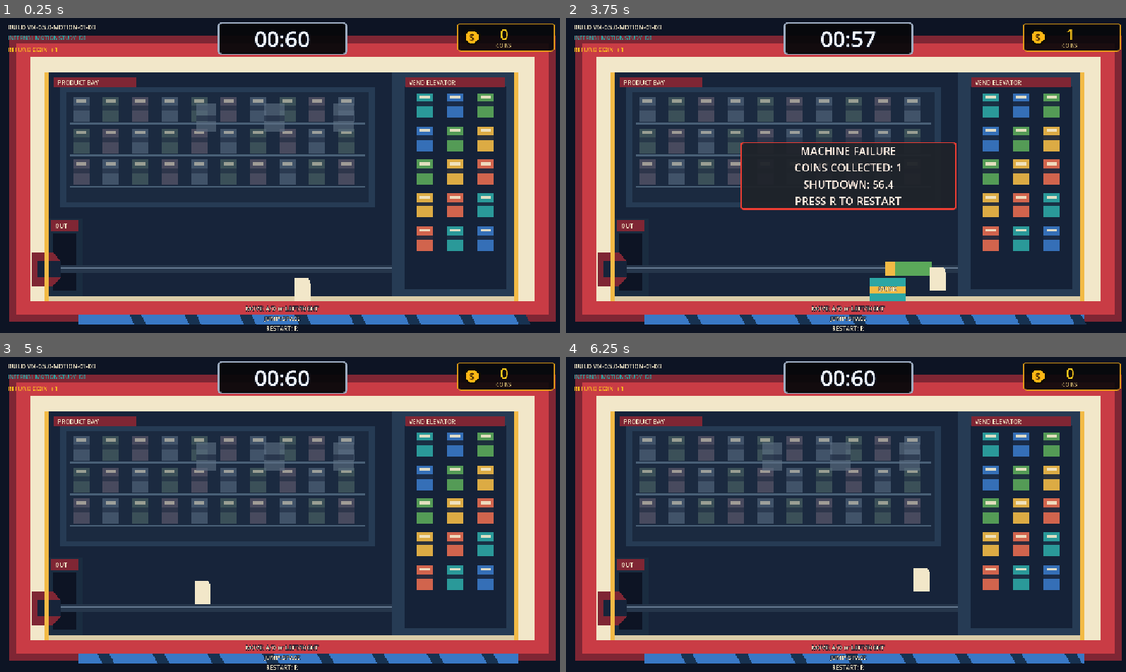
Above: before the commit, frames 1-4 (two rows, left to right).
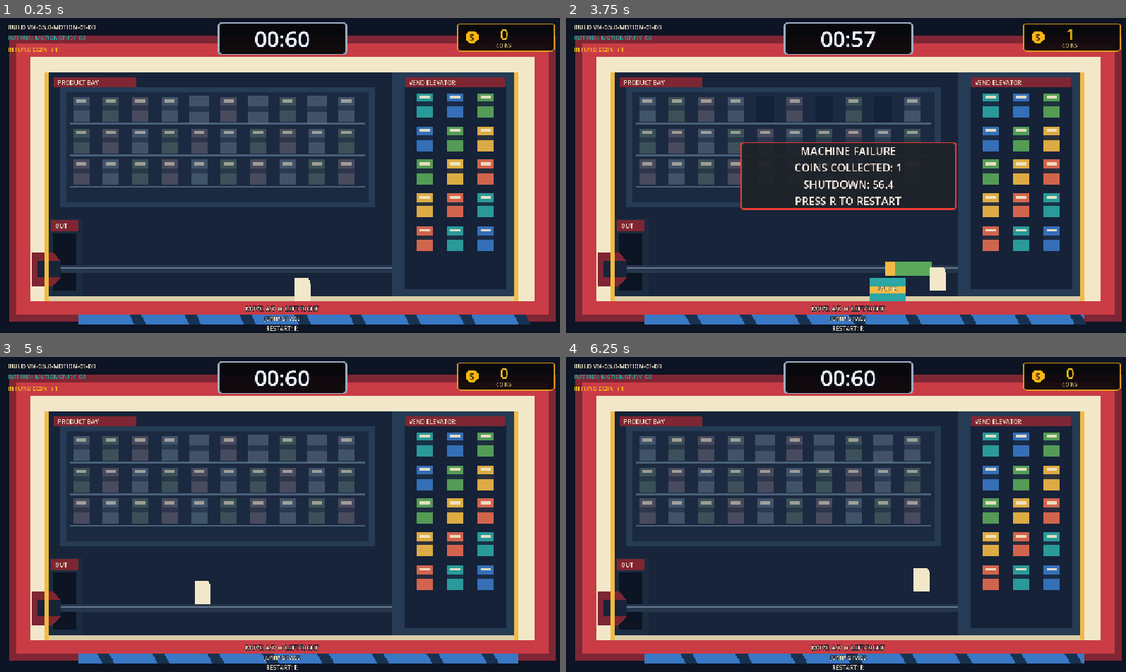
Above: after the commit, the same moments.

Repository: joltrome/Game-Project
Game: Godot game, scene res://scenes/experiments/motion_d3.tscn
Two runs of this game, one before a commit and one after it. Both use one fixed random seed, a clock stepped at 60 frames per second and the inputs below. This scene is started directly instead of the project's main scene.
Inputs (mouse positions are in pixels of both pictures, inside the frame that each line leads up to):
- Up to frame 1 (0.25 s): no input
- Up to frame 2 (3.75 s): tap Enter (begin_playtest) at 0.5, 2.85 s; move the mouse to (974, 159) at 0.52 s; hold D (move_right) 0.53-1.28 s; hold Enter (begin_playtest) 0.53-1.28 s; click (974, 159) at 0.67 s; tap Space (jump) at 0.77, 1.52, 3.02 s; move the mouse to (734, 191) at 1.27 s; hold A (move_left) 1.28-2.03 s; tap 1 at 1.35, 3.6 s; move the mouse to (907, 103) at 2.02 s; hold D (move_right) 2.03-3.53 s; tap 5 at 2.1 s; move the mouse to (818, 238) at 2.77 s; click (818, 238) at 2.92 s; move the mouse to (1019, 222) at 3.52 s; hold A (move_left) from 3.53 s (still down)
- Up to frame 3 (5 s): keep holding A (move_left); tap Space (jump) at 3.77, 4.52 s; tap R (restart) at 4.25 s; move the mouse to (112, 464) at 4.27 s; tap 5 at 4.35 s
- Up to frame 4 (6.25 s): move the mouse to (874, 514) at 5.02 s; hold Enter (begin_playtest) 5.03-5.78 s; click (874, 514) at 5.17 s; tap R (restart) at 5.75 s; move the mouse to (762, 432) at 5.77 s; release A (move_left) at 5.78 s; hold D (move_right) from 5.78 s (still down); tap 1 at 5.85 s; tap Space (jump) at 6.02 s

The runs differ from the first frame. In frame 1, 0.8% of the frame differs, in the area x 33-64%, y 24-37%; in frame 2, 0.6%; in frame 3, 0.8%; in frame 4, 0.8%.

Commit message:
Align D3 product-bay lifecycle visuals

Diff:
--- a/scripts/experiments/motion_arcade_visual.gd
+++ b/scripts/experiments/motion_arcade_visual.gd
@@ -42,6 +42,12 @@
 	for row in range(3):
 		for column in range(10):
 			var center := Vector2(166.0 + column * 60.0, 192.0 + row * 64.0)
+			# D3's first-row columns 4, 6, and 8 are owned by the
+			# stored/selected/released lifecycle director. Leaving the slots
+			# empty here prevents translucent duplicate products.
+			if not compact_crop and row == 0 and column in [4, 6, 8]:
+				draw_rect(Rect2(center - Vector2(19.0, 27.0), Vector2(38.0, 54.0)), Color("142238"))
+				continue
 			var colors := [MUTED_BLUE, Color("58736f"), Color("716879")]
 			_draw_product(center, colors[(row + column) % colors.size()], true)
 		draw_line(
--- a/scripts/experiments/motion_background_drop_director.gd
+++ b/scripts/experiments/motion_background_drop_director.gd
@@ -24,9 +24,9 @@
 @export_category("Warning and Fall")
 @export var warning_duration: float = 1.10
 @export var target_fall_duration: float = 0.85
-@export var background_product_y: float = 210.0
-@export var release_y: float = 250.0
-@export var candidate_lane_x := PackedFloat32Array([420.0, 560.0, 700.0])
+@export var background_product_y: float = 192.0
+@export var release_y: float = 232.0
+@export var candidate_lane_x := PackedFloat32Array([406.0, 526.0, 646.0])
 
 @export_category("Fairness")
 @export var horizontal_clearance: float = 8.0
--- a/tests/test_vm050_motion_experiment.gd
+++ b/tests/test_vm050_motion_experiment.gd
@@ -150,6 +150,42 @@
 	_check(
 		director.candidate_rejection_reason(790.0) == "outside_player_band",
 		"D3 rejects a release outside the frozen player control band"
+	)
+	director.reservation_pending = true
+	director._active_schedule_index = 0
+	var replacement_id := director._try_replace_ordinary_product_event({
+		"target_x": NAN,
+		"pattern_type": ConveyorPrototype.PatternType.CAN_ONLY,
+	})
+	_check(
+		not replacement_id.is_empty()
+		and director.state == MotionBackgroundDropDirector.VisualState.SELECTED
+		and is_equal_approx(director.warning_time_remaining, director.warning_duration),
+		"A committed D3 selection starts the exact configured warning countdown"
+	)
+	director.set_process(false)
+	director._process(0.40)
+	_check(
+		absf(director.warning_time_remaining - 0.70) <= 0.001,
+		"D3 warning countdown advances deterministically"
+	)
+	director._process(0.71)
+	_check(
+		director.state == MotionBackgroundDropDirector.VisualState.RELEASED
+		and d3.conveyor.falling_product_count() == 1,
+		"D3 releases exactly when its configured warning reaches zero"
+	)
+	var direct_products := d3.conveyor.active_falling_products()
+	var released_product: ConveyorProduct = direct_products[0] if not direct_products.is_empty() else null
+	var expected_fall_speed := (
+		d3.conveyor.floor_y
+		- d3.conveyor.product_size.y * 0.5
+		- director.release_y
+	) / director.target_fall_duration
+	_check(
+		released_product != null
+		and absf(released_product.fall_speed - expected_fall_speed) <= 0.001,
+		"D3 derives falling speed from actual release-to-floor distance and target duration"
 	)
 	d3.queue_free()
 	await process_frame
@@ -256,11 +292,6 @@
 			"First D3 background warning occurs in the approved 15-20 second window"
 		)
 	for index in range(mini(warnings.size(), releases.size())):
-		var warning_to_release := float(releases[index].time) - float(warnings[index].time)
-		_check(
-			absf(warning_to_release - director.warning_duration) <= 0.16,
-			"D3 warning %d retains the configured generous duration" % index
-		)
 		var release_to_landing := float(landings[index].time) - float(releases[index].time)
 		_check(
 			absf(release_to_landing - director.target_fall_duration) <= 0.16,
Not shown, added: tests/test_vm050_motion_experiment.gd.uid
